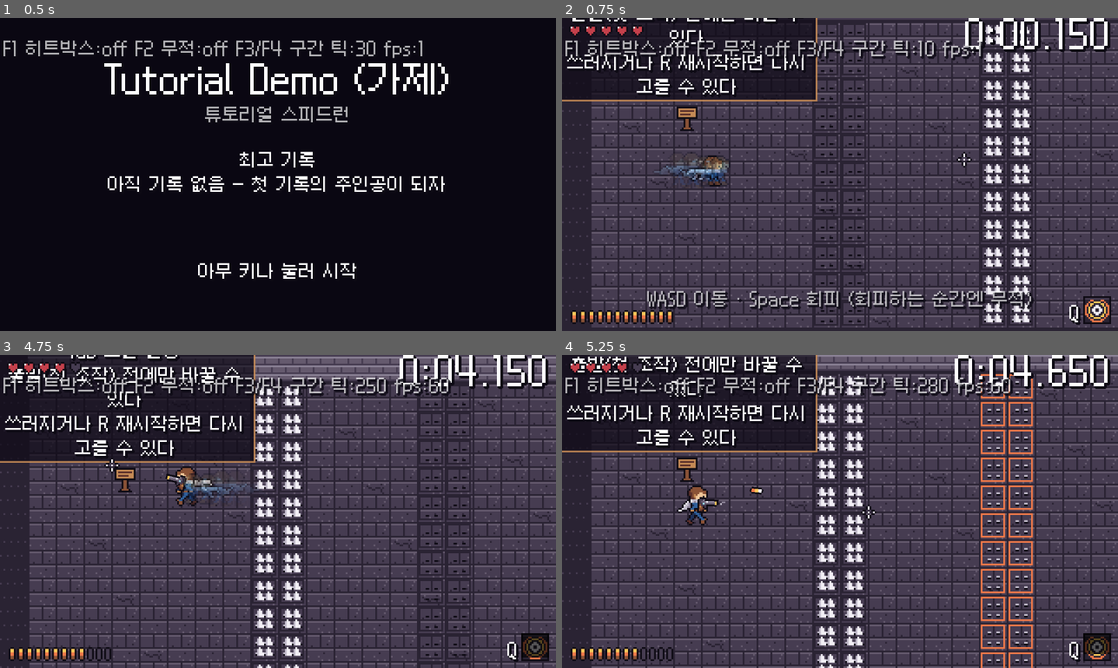
Above: before the commit, frames 1-4 (two rows, left to right).
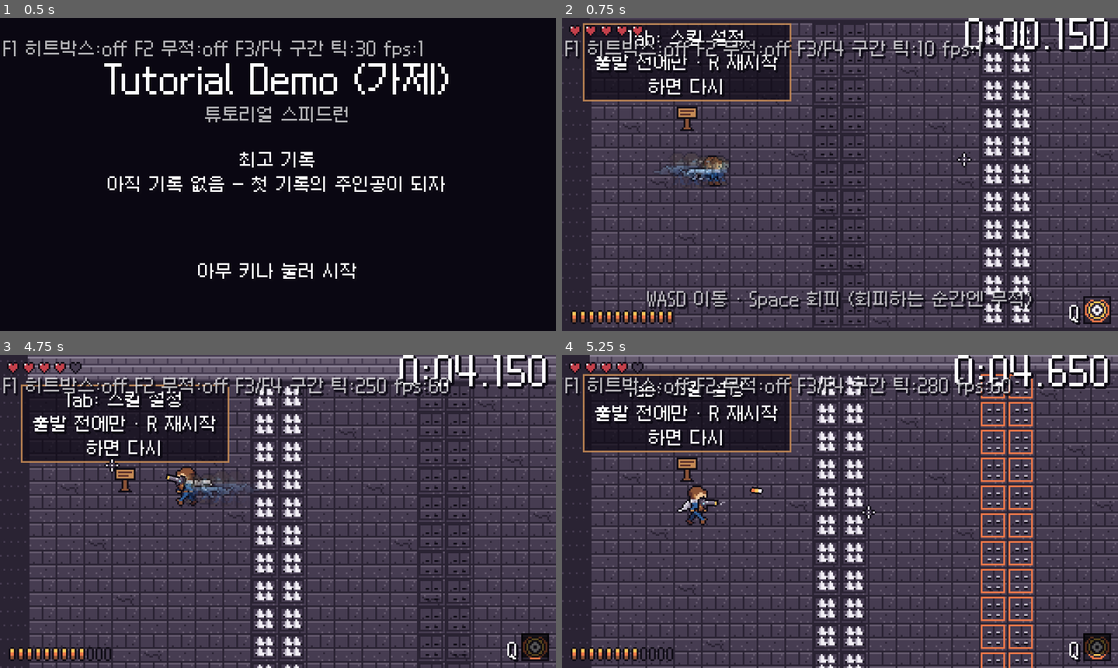
Above: after the commit, the same moments.

Repository: sadagu-0932/New
Game: Godot game, scene res://main.tscn
Same seed, same stepped clock (60 frames per second), same inputs: the game is played once before the commit and once after it.
Inputs (mouse positions are in pixels of both pictures, inside the frame that each line leads up to):
- Up to frame 1 (0.5 s): no input
- Up to frame 2 (0.75 s): tap Enter (menu_confirm) at 0.5 s; move the mouse to (962, 158) at 0.52 s; hold D (move_right) from 0.53 s (still down); tap Space (dodge) at 0.6 s; click (962, 158) at 0.67 s
- Up to frame 3 (4.75 s): right-click (400, 495) at 0.8 s; move the mouse to (166, 527) at 1.27 s; release D (move_right) at 1.28 s; hold S (move_down) 1.28-2.03 s; right-click (166, 527) at 1.35 s; click (166, 527) at 1.55 s; move the mouse to (333, 442) at 2.02 s; hold D (move_right) 2.03-2.78 s; click (333, 442) at 2.1 s; tap Space (dodge) at 2.3, 2.85, 4.55 s; move the mouse to (250, 574) at 2.77 s; hold W (move_up) 2.78-3.53 s; click (250, 574) at 2.92 s; right-click (250, 574) at 3.05 s; move the mouse to (444, 558) at 3.52 s; hold A (move_left) from 3.53 s (still down); tap E (interact) at 3.6 s; click (444, 558) at 3.8 s; tap Q (skill) at 4.15 s; move the mouse to (111, 464) at 4.27 s; right-click (111, 464) at 4.35 s
- Up to frame 4 (5.25 s): move the mouse to (867, 511) at 5.02 s; release A (move_left) at 5.03 s; hold S (move_down) from 5.03 s (still down); click (867, 511) at 5.1 s

Frame 1 is identical in both runs. In frame 2, 3.6% of the frame differs, in the area x 0-46%, y 0-27%; in frame 3, 6.3%, in the area x 0-46%, y 0-35%; in frame 4, 5.2%.

Commit message:
4구간 막힘 해결·안내 개선, 첫 표지판 글상자 잘림 수정
- 4구간에 부술 수 없는 탄 발사대(T) 배치: 원거리형을 다 잡아도 튕길 탄이 계속 날아옴
- 4구간 안내는 수정이 켜질 때까지 유지(hint_hide_on = switch), 문장 명확하게
- 꺼진 수정 스위치가 깜빡여 눈에 띄게 (crystal_switch.tres pulse_*)
- 표지판: 글 줄이고 상자 너비 120, 위가 화면 밖이면 표지판 아래로
- 테스트: test_parry_section_never_stuck, test_first_sign_fits_screen

Co-Authored-By: Claude Opus 5.5 <noreply@anthropic.com>
Claude-Session: https://claude.ai/code/session_01DgWHarJPQESHWgitdsXbZA

Diff:
--- a/data/props/crystal_switch.tres
+++ b/data/props/crystal_switch.tres
@@ -7,3 +7,5 @@
 body_radius = 5.0
 body_offset_y = 3.0
 hurtbox_radius = 7.0
+pulse_period_ticks = 60
+pulse_strength = 0.8
--- a/data/tutorial.tres
+++ b/data/tutorial.tres
@@ -12,7 +12,7 @@
 hint_hide_delay_ticks = 90
 drain_ammo = false
 gate_rule = 0
-sign_text = "Tab 스킬 설정\n출발(첫 조작) 전에만 바꿀 수 있다\n쓰러지거나 R 재시작하면 다시 고를 수 있다"
+sign_text = "Tab: 스킬 설정\n출발 전에만 · R 재시작하면 다시"
 story_id = "tutorial_section_1"
 
 [sub_resource type="Resource" id="section_2"]
@@ -41,9 +41,9 @@
 script = ExtResource("2")
 title = "패링"
 map_file = "res://levels/tutorial/sections/section_4.txt"
-hint = "날아오는 탄에 맞춰 우클릭 → 조준한 쪽으로 튕겨낸다 · 수정을 맞혀라"
-hint_hide_on = "parry"
-hint_hide_delay_ticks = 180
+hint = "탄이 닿을 때 우클릭 → 수정 쪽을 조준해 튕겨내면 문이 열린다"
+hint_hide_on = "switch"
+hint_hide_delay_ticks = 60
 drain_ammo = false
 gate_rule = 2
 story_id = "tutorial_section_4"
--- a/levels/props/crystal_switch.gd
+++ b/levels/props/crystal_switch.gd
@@ -30,6 +30,17 @@
 	add_child(DebugShapes.new())
 
 
+## 꺼져 있으면 은은하게 깜빡여 "이걸 맞히는 것"이 보이게 (화면 표시 전용)
+func _physics_process(_delta: float) -> void:
+	if is_on:
+		_sprite.modulate = Color.WHITE
+		return
+	var data := DB.crystal_switch
+	var t := float(Game.tick % maxi(data.pulse_period_ticks, 1)) / float(maxi(data.pulse_period_ticks, 1))
+	var glow := 1.0 + data.pulse_strength * (0.5 - 0.5 * cos(TAU * t))
+	_sprite.modulate = Color(glow, glow, glow)
+
+
 func _on_hurt(hit: HitInfo) -> Hurtbox.Result:
 	if hit.kind == HitInfo.Kind.REFLECT and not is_on:
 		is_on = true
--- a/levels/props/crystal_switch_data.gd
+++ b/levels/props/crystal_switch_data.gd
@@ -7,3 +7,6 @@
 @export var body_offset_y: float = 0.0
 ## 맞는 판정 반지름 (px)
 @export var hurtbox_radius: float = 0.0
+## 꺼져 있을 때 깜빡여 눈에 띄게 (한 번 밝아졌다 어두워지는 틱 / 밝아지는 정도 0~1, 화면 표시만)
+@export var pulse_period_ticks: int = 0
+@export var pulse_strength: float = 0.0
--- a/levels/props/signpost.gd
+++ b/levels/props/signpost.gd
@@ -5,7 +5,7 @@
 ## 주의: 숨은 테크를 쓰지 않는다.
 
 ## 글상자 최대 너비 (px, 화면 표시)
-const BOX_WIDTH := 150
+const BOX_WIDTH := 120
 const BOX_PADDING := 3
 
 var text: String = ""
@@ -56,5 +56,8 @@
 		_label.text = text
 		_box.visible = show
 		_box.reset_size()
-		# 표지판 위 가운데
-		_box.position = Vector2(-_box.size.x * 0.5, -10.0 - _box.size.y)
+		# 표지판 위 가운데. 위가 맵(화면) 밖으로 나가면 표지판 아래로
+		var above := -10.0 - _box.size.y
+		if global_position.y + above < 0.0:
+			above = 10.0
+		_box.position = Vector2(-_box.size.x * 0.5, above)
--- a/levels/props/test_turret.gd
+++ b/levels/props/test_turret.gd
@@ -1,6 +1,7 @@
 class_name TestTurret
 extends StaticBody2D
-## 테스트 방 전용 포탑. 일정 간격으로 플레이어에게 느린 탄을 쏜다.
+## 탄 발사대 (맵 글자 'T'). 부술 수 없고 일정 간격으로 플레이어에게 느린 탄을 쏜다.
+## 튜토리얼 4구간: 원거리형을 다 잡아도 튕길 탄이 끊기지 않게 (수정 스위치를 켤 수 있게).
 ## 플레이어가 투명이면 마지막으로 본 위치에 쏜다 (적 공통 로직의 맛보기, M3에서 적 베이스로 옮김).
 
 var data: TestTurretData
--- a/levels/props/test_turret_data.gd
+++ b/levels/props/test_turret_data.gd
@@ -1,7 +1,6 @@
 class_name TestTurretData
 extends Resource
-## 테스트 방 전용 포탑 수치 (패링·완벽 회피 연습용). 실제 값은 res://data/props/test_turret.tres
-## M3 의 원거리형 적이 생기면 튜토리얼에는 쓰지 않는다.
+## 탄 발사대 수치 (패링 연습용, 테스트 방·튜토리얼 4구간). 실제 값은 res://data/props/test_turret.tres
 
 ## 발사 간격 (틱)
 @export var fire_interval_ticks: int = 0
--- a/levels/tutorial/tutorial_director.gd
+++ b/levels/tutorial/tutorial_director.gd
@@ -148,6 +148,8 @@
 			return Events.perfect_dodge
 		"skill":
 			return Events.skill_used
+		"switch":
+			return Events.switch_activated
 	return Signal()
 
 
--- a/levels/tutorial/tutorial_section_data.gd
+++ b/levels/tutorial/tutorial_section_data.gd
@@ -15,7 +15,7 @@
 @export_file("*.txt") var map_file: String = ""
 ## 화면 하단 안내 문구 (빈 문자열 = 없음)
 @export_multiline var hint: String = ""
-## 이 행동을 하면 안내 문구가 사라진다 ("", dodge, shoot, melee, parry, perfect_dodge, skill)
+## 이 행동을 하면 안내 문구가 사라진다 ("", dodge, shoot, melee, parry, perfect_dodge, skill, switch)
 @export var hint_hide_on: String = ""
 ## 행동 후 문구가 사라질 때까지 틱
 @export var hint_hide_delay_ticks: int = 0
--- a/tests/test_m4.gd
+++ b/tests/test_m4.gd
@@ -28,6 +28,8 @@
 	await test_gate_clear()
 	await test_gate_blocks_until_open()
 	await test_gate_switch()
+	await test_parry_section_never_stuck()
+	await test_first_sign_fits_screen()
 	await test_pit_blocks_player_not_bullets()
 	await test_spikes()
 	await test_boulders()
@@ -175,6 +177,49 @@
 	s.hurtbox.receive_hit(HitInfo.make(2, HitInfo.Kind.REFLECT, Team.PLAYER, Vector2.UP, null))
 	await step(1)
 	check(s.is_on and (_gates(4)[0] as Gate).is_open, "반사탄에 맞으면 켜지고 문 열림 (원거리형이 살아 있어도)")
+
+
+## 원거리형을 다 잡아도 탄 발사대가 계속 쏴서 수정을 켤 수 있다. 안내는 수정이 켜질 때까지 유지
+func test_parry_section_never_stuck() -> void:
+	var p := await _start()
+	Debug.god_mode = true
+	p.teleport(_section_start(4) + Vector2(4, 0))
+	await step(2)
+	check(_last_hint == _data(4).hint, "4구간 안내 표시")
+	for e: Variant in level.director.contents(4)["enemies"]:
+		(e as Enemy).hurtbox.receive_hit(HitInfo.make(99, HitInfo.Kind.BULLET, Team.PLAYER, Vector2.RIGHT, null))
+	var sw := level.director.contents(4)["switches"][0] as CrystalSwitch
+	p.teleport(sw.global_position + Vector2(48, 72))
+	var shots := 0
+	for i in 200:
+		await step(1)
+		for n in level.projectiles.get_children():
+			if n is Projectile and (n as Projectile).team == Team.ENEMY and not n.has_meta(&"seen"):
+				n.set_meta(&"seen", true)
+				shots += 1
+	check(shots >= 2, "원거리형을 다 잡아도 탄이 계속 날아옴 (발사대 %d발)" % shots)
+	Events.parried.emit(false)
+	await step(_data(4).hint_hide_delay_ticks + 5)
+	check(_last_hint == _data(4).hint, "패링만 해서는 안내가 안 사라짐 (수정을 켜야 함)")
+	sw.hurtbox.receive_hit(HitInfo.make(2, HitInfo.Kind.REFLECT, Team.PLAYER, Vector2.UP, null))
+	await step(_data(4).hint_hide_delay_ticks + 2)
+	check(_last_hint == "" and (_gates(4)[0] as Gate).is_open, "수정을 켜면 문이 열리고 안내가 사라짐")
+	Debug.god_mode = false
+
+
+## 첫 표지판 글상자가 화면(맵) 위로 잘리지 않는다
+func test_first_sign_fits_screen() -> void:
+	await _start()
+	await step(3)
+	var sign: Signpost = null
+	for n in level.find_children("*", "Signpost", true, false):
+		sign = n
+		break
+	check(sign != null and sign.is_showing(), "출발 지점 표지판 글 보임")
+	if sign:
+		var top := sign.global_position.y + sign._box.position.y
+		check(top >= 0.0, "글상자 위쪽이 화면 안 (y=%.1f)" % top)
+		check(sign._box.size.x <= 130.0, "글상자 너비 적당 (%.0f)" % sign._box.size.x)
 
 
 func test_pit_blocks_player_not_bullets() -> void:
Not shown, changed: levels/tutorial/sections/section_4.txt
